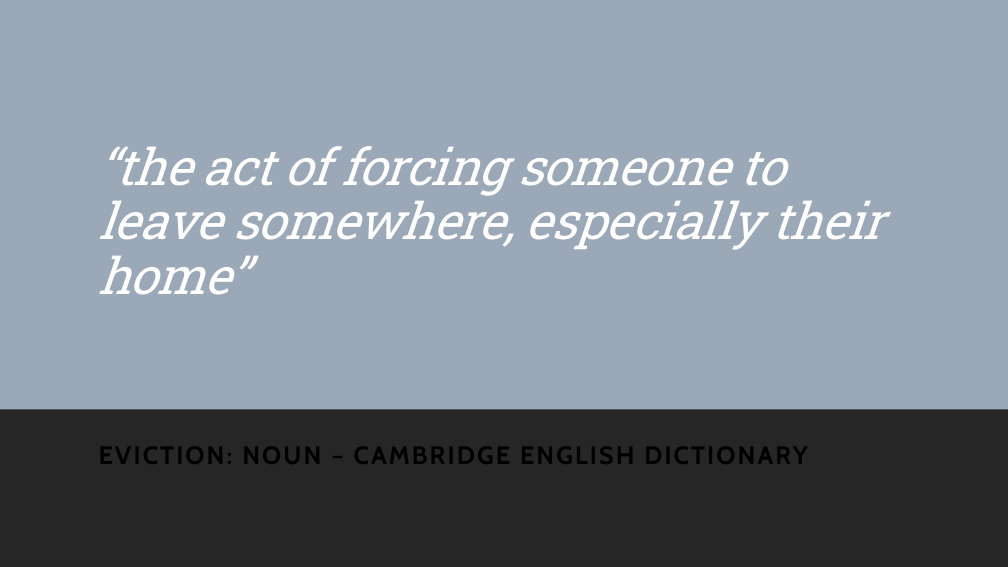
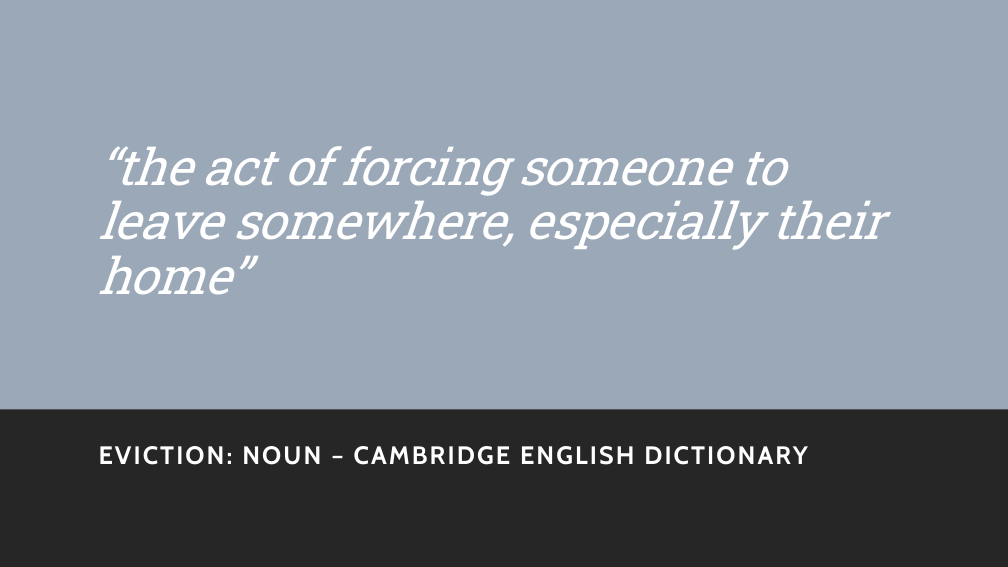
Before and after one commit to CecilyGriffin/EvictionPrediction, a slide deck: slide 2 of EvictionPrediction.pptx. Drawn at 1008x567 pixels with LibreOffice and Linux fonts; fonts in the diff are those of the drawing. Boxes give left, top, right and bottom in pixels: in the first picture for what was removed or moved away, otherwise in the second. Text is boxed around its words. In the diff, an @@ line names an element or a change of style, - is before the commit and + after.

```diff
--- a/EvictionPrediction.pptx
+++ b/EvictionPrediction.pptx
@@ subtitle "EVICTION: NOUN – CAMBRIDGE ENGLISH ..." at box(99, 446, 808, 465): text colour #000000 to #FFFFFF @@
```
Also in this commit, not shown: 2 other slides changed, 1 slide added.
